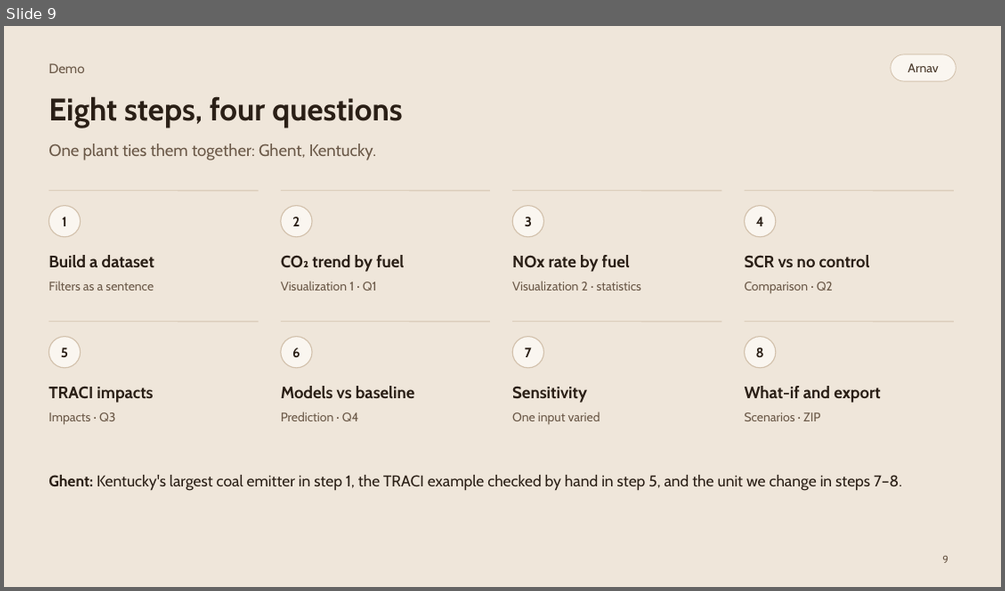
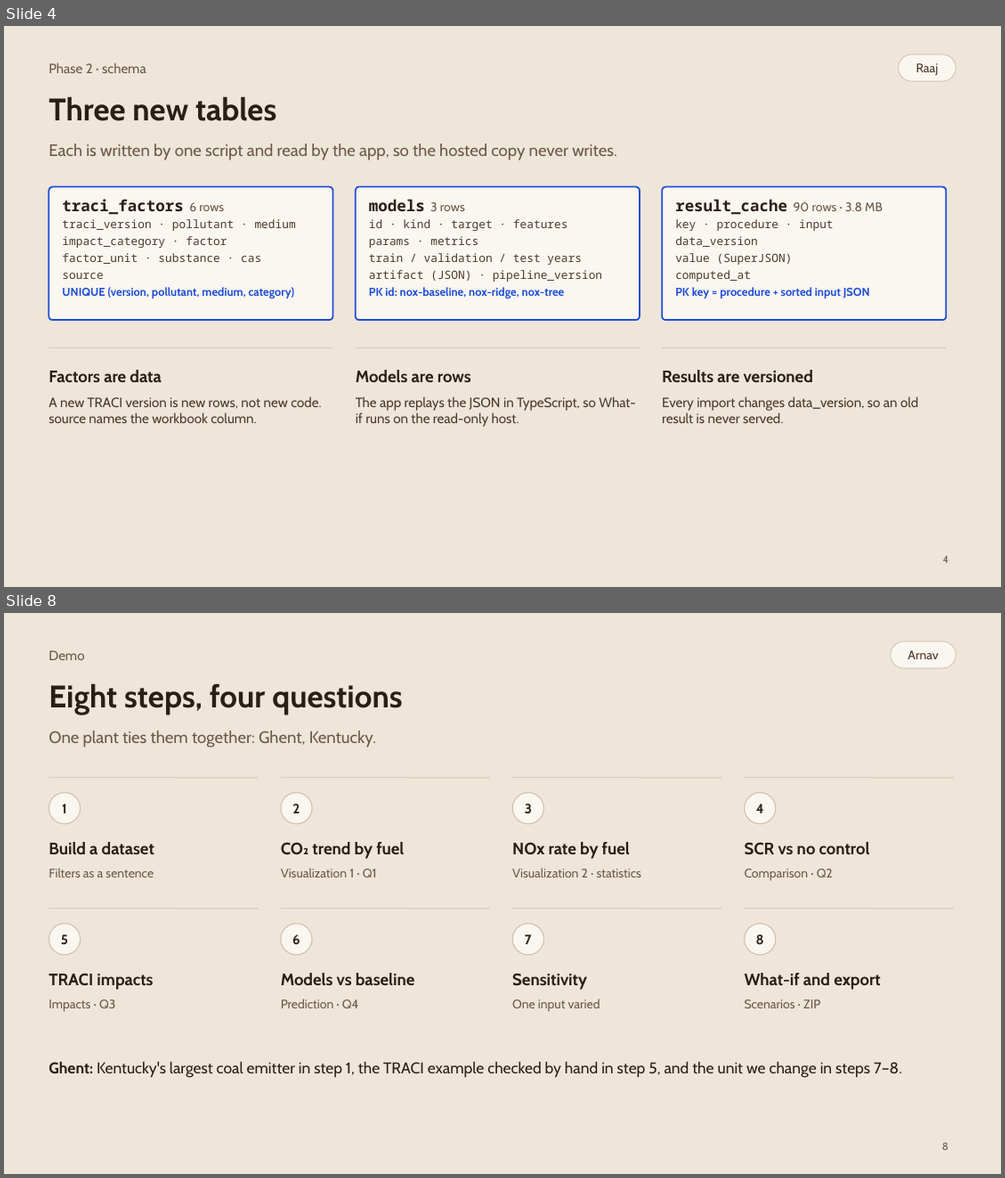
Before and after one commit to raajbanga/epaData, a slide deck: report/phase2/slides/epaData-slides.pptx. Shown one above the other, each under a label of ours: slide 9 before the commit, slides 4 and 8 after it; the slides between them are not shown. The pictures are 1005x591 and 1005x1178 pixels, drawn with LibreOffice and Linux fonts; fonts in the diff are those of the drawing. Boxes give left, top, right and bottom in pixels: in the first picture for what was removed or moved away, otherwise in the second. Text is boxed around its words. In the diff, an @@ line names an element or a change of style, - is before the commit and + after.

Commit message:
docs(slides): focus the deck on Phase 2
- New slides: what Phase 2 added, the three new tables, the analysis query
- Drop the import and Phase 1 index slides; cut corner-case slides
- Main bugs instead of what was hard; no date line or footer
- GitHub link with the leaf icon; code blocks sized to their text

```diff
--- a/report/phase2/slides/epaData-slides.pptx
+++ b/report/phase2/slides/epaData-slides.pptx
@@ slide 4 added at box(4, 26, 1001, 587), background #EFE6DA @@
@@ text added at box(48, 62, 146, 73), 13 pt, text #6B5948 @@
+Phase 2 · schema
@@ rounded rectangle added at box(898, 54, 956, 81), fill #FAF6F0, outline #D3C2AD 0.75 pt @@
@@ text added at box(916, 63, 938, 76), 12 pt, text #4A3A2C @@
+Raaj
@@ text added at box(48, 96, 276, 121), 30 pt, text #2A1F16, bold @@
+Three new tables
@@ text added at box(48, 143, 617, 160), 16 pt, text #6B5948 @@
+Each is written by one script and read by the app, so the hosted copy never writes.
@@ rounded rectangle added at box(48, 187, 333, 320), fill #FAF6F0, outline #1D4ED8 1.5 pt @@
@@ text added at box(62, 199, 296, 298), 11 pt, text #4A3A2C @@
+traci_factors 6 rows
+traci_version · pollutant · medium
+impact_category · factor
+factor_unit · substance · cas
+source
+UNIQUE (version, pollutant, medium, category)
@@ rounded rectangle added at box(356, 187, 639, 320), fill #FAF6F0, outline #1D4ED8 1.5 pt @@
@@ text added at box(369, 199, 602, 298), 11 pt, text #4A3A2C @@
+models 3 rows
+id · kind · target · features
+params · metrics
+train / validation / test years
+artifact (JSON) · pipeline_version
+PK id: nox-baseline, nox-ridge, nox-tree
@@ rounded rectangle added at box(662, 187, 947, 320), fill #FAF6F0, outline #1D4ED8 1.5 pt @@
@@ text added at box(675, 199, 882, 298), 11 pt, text #4A3A2C @@
+result_cache 90 rows · 3.8 MB
+key · procedure · input
+data_version
+value (SuperJSON)
+computed_at
+PK key = procedure + sorted input JSON
@@ line added from (48, 347) to (333, 347), #D3C2AD 0.75 pt @@
@@ text added at box(48, 370, 161, 382), 16 pt, text #2A1F16, bold @@
+Factors are data
@@ line added from (356, 347) to (639, 347), #D3C2AD 0.75 pt @@
@@ text added at box(356, 370, 471, 382), 16 pt, text #2A1F16, bold @@
+Models are rows
@@ line added from (662, 347) to (947, 347), #D3C2AD 0.75 pt @@
@@ text added at box(662, 370, 813, 382), 16 pt, text #2A1F16, bold @@
+Results are versioned
@@ text added at box(48, 396, 321, 423), 13 pt, text #4A3A2C @@
+A new TRACI version is new rows, not new code. source names the workbook column.
@@ text added at box(356, 396, 636, 426), 13 pt, text #4A3A2C @@
+The app replays the JSON in TypeScript, so What-if runs on the read-only host.
@@ text added at box(662, 396, 918, 423), 13 pt, text #4A3A2C @@
+Every import changes data_version, so an old result is never served.
@@ page number added at box(943, 556, 949, 563), 10 pt, text #6B5948 @@
+4
@@ what was slide 9 is now slide 8 @@
@@ page number at box(942, 1143, 948, 1150): text changed @@
-9
+8
```
Also in this commit, not shown: 6 slides changed, 2 other slides added, 4 slides removed, 3 other files.
